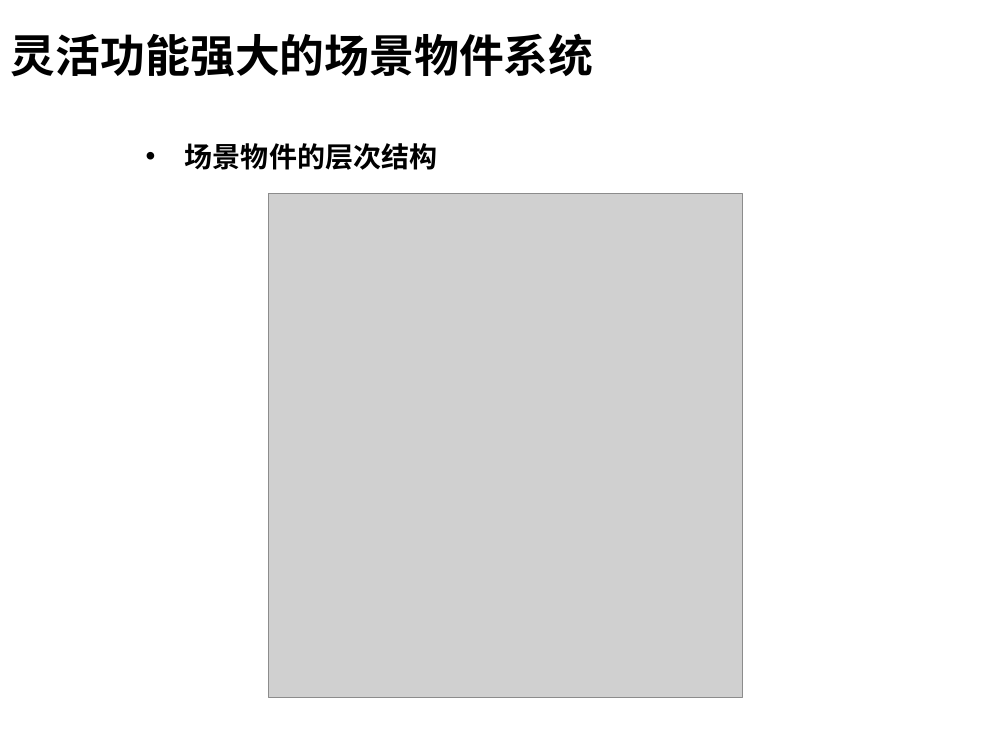
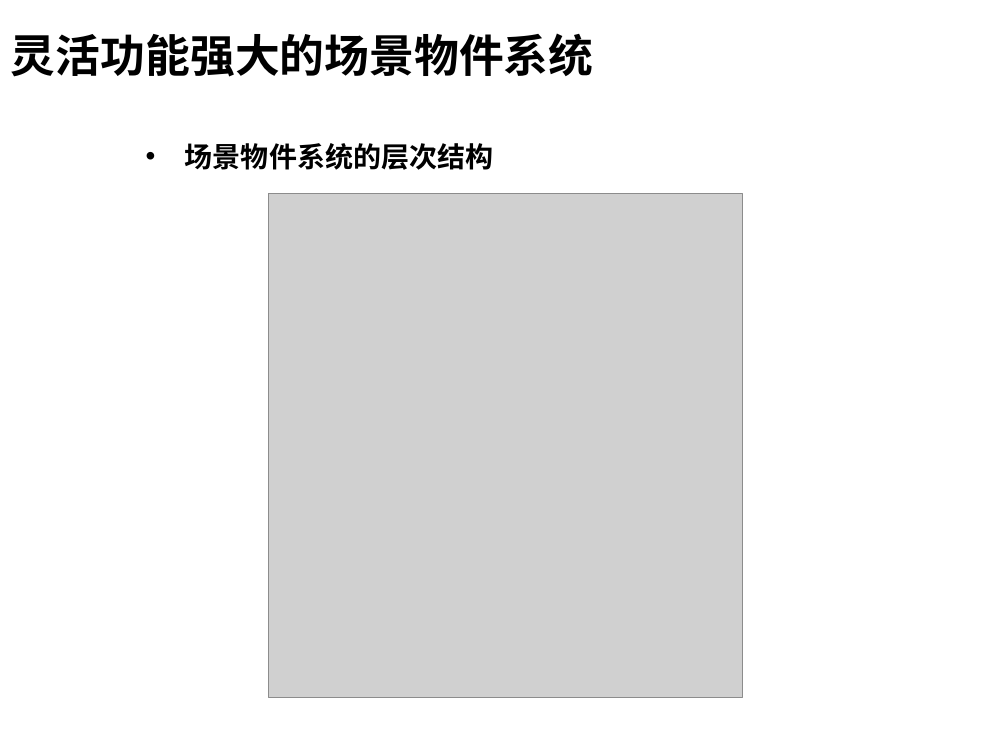
Before and after one commit to henryfung01/StreetFighter, a slide deck: slide 14 of Doc/whitebai.pptx. Drawn at 1008x756 pixels with LibreOffice and Linux fonts; fonts in the diff are those of the drawing; grey boxes stand for pictures; background and template pictures are left out. Boxes give left, top, right and bottom in pixels: in the first picture for what was removed or moved away, otherwise in the second. Text is boxed around its words. In the diff, an @@ line names an element or a change of style, - is before the commit and + after.

```diff
--- a/Doc/whitebai.pptx
+++ b/Doc/whitebai.pptx
@@ text at box(185, 143, 493, 170): text changed @@
-  • 场景物件的层次结构
+  • 场景物件系统的层次结构
```
Also in this commit, not shown: 4 other slides changed, 4 slides added, 5 slides removed.
